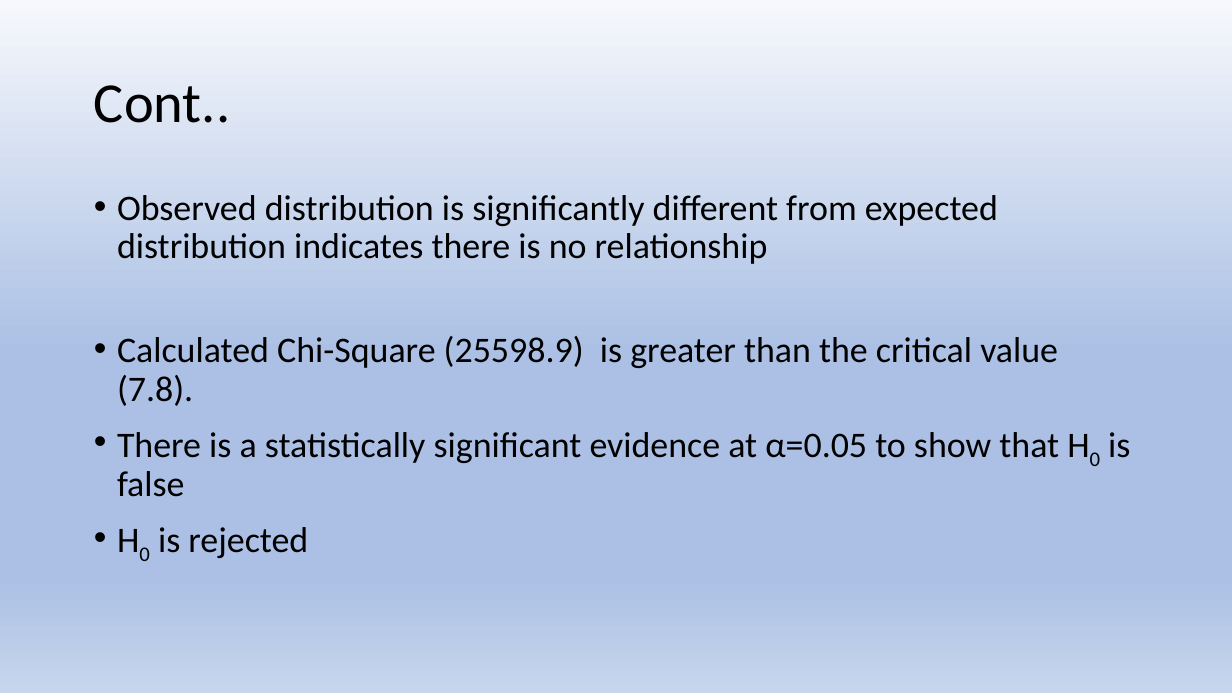
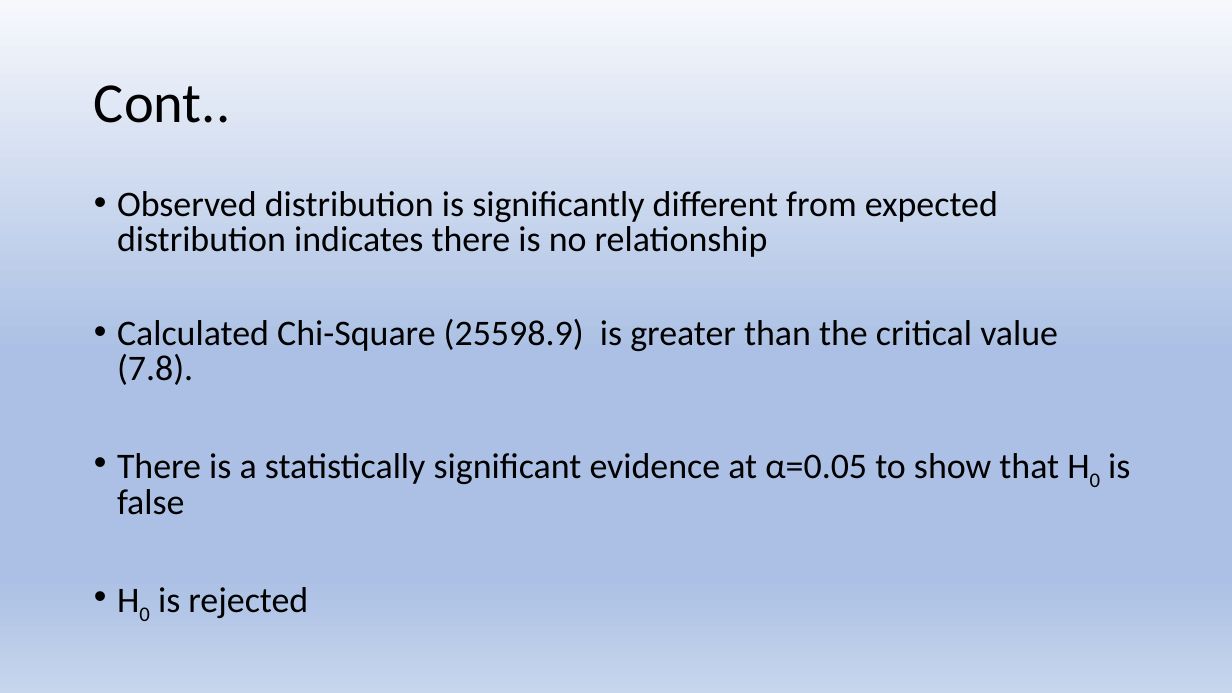
Before and after one commit to chele0630/Team3_Project1, a slide deck: slide 15 of Citation_Py_PPT.pptx. Drawn at 1232x693 pixels with LibreOffice and Linux fonts; fonts in the diff are those of the drawing. Boxes give left, top, right and bottom in pixels: in the first picture for what was removed or moved away, otherwise in the second. Text is boxed around its words. In the diff, an @@ line names an element or a change of style, - is before the commit and + after.

```diff
--- a/Citation_Py_PPT.pptx
+++ b/Citation_Py_PPT.pptx
@@ text "Observed distribution is significantly different ..." at (117, 191, 1130, 618): line spacing 0.9 to 0.8 @@
```
Also in this commit, not shown: 7 other slides changed, 3 other files.
